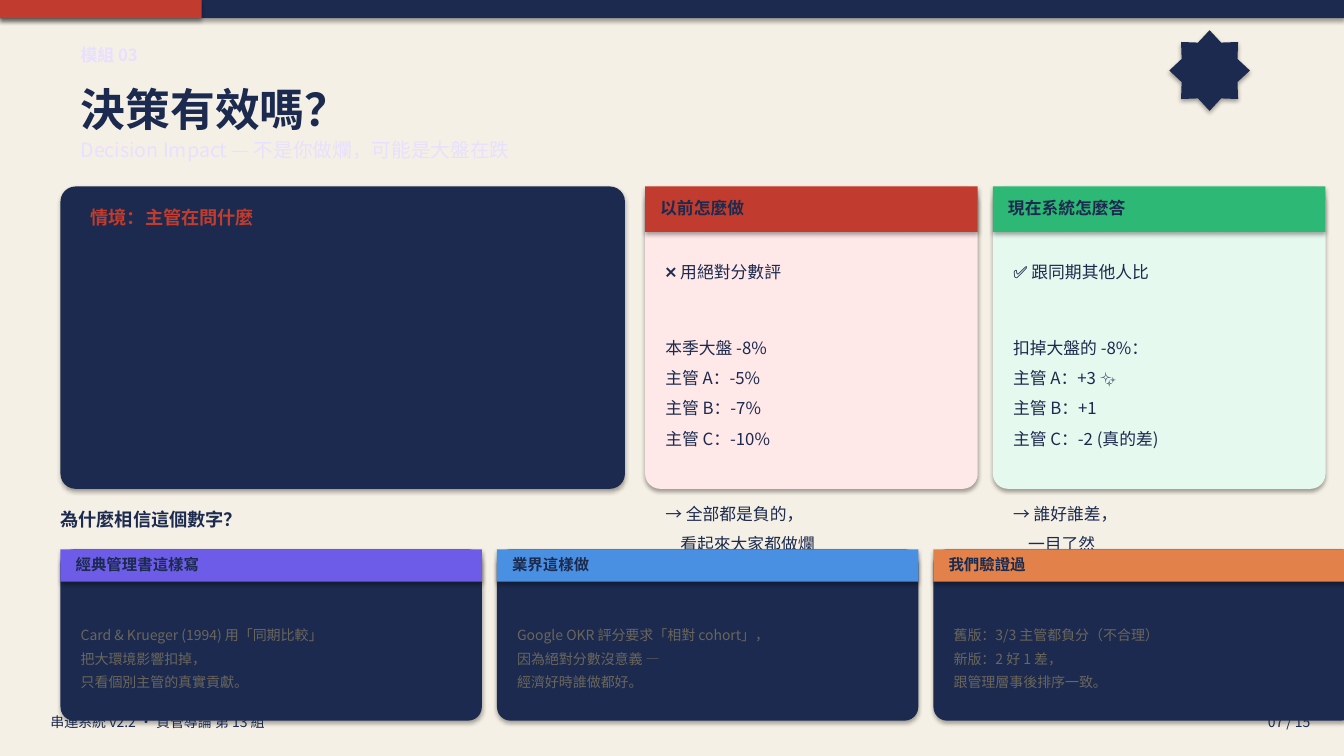
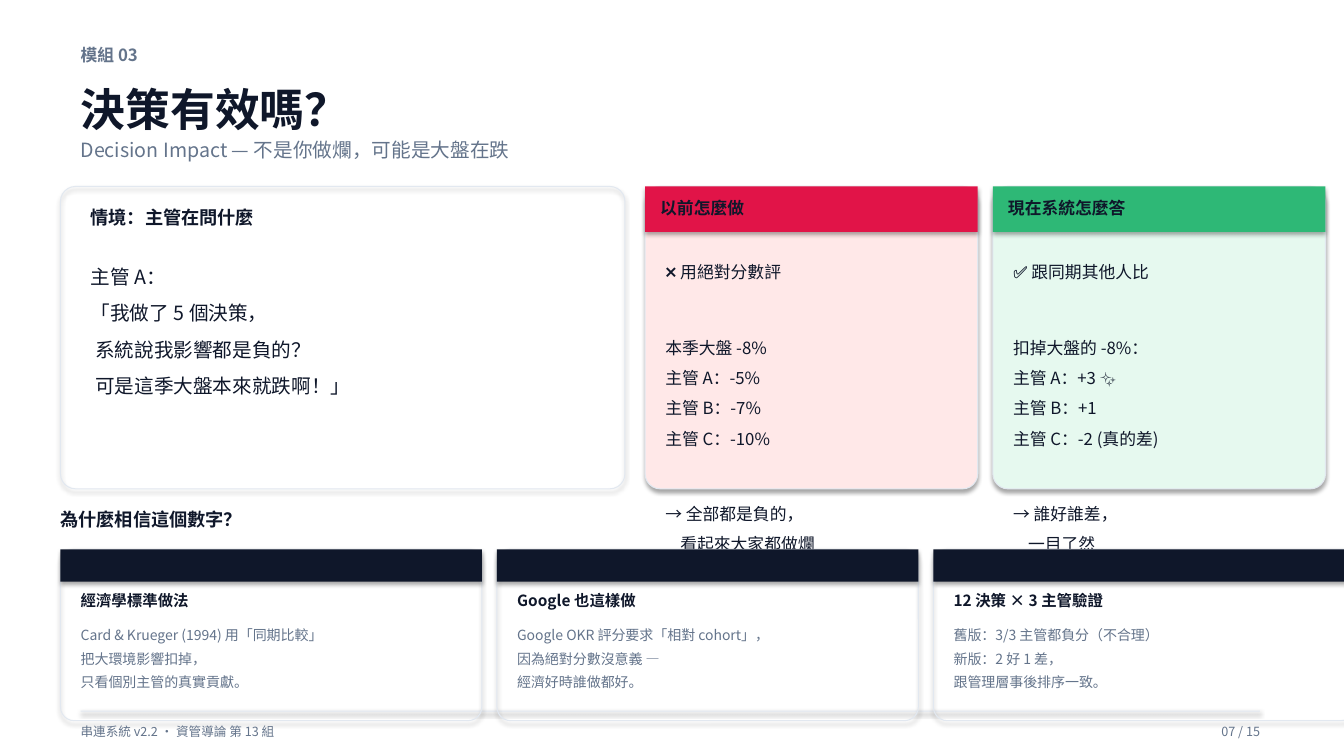
Before and after one commit to Peter2594/chuanlien-system-v2, a slide deck: slide 7 of docs/串連系統_簡報.pptx. Drawn at 1344x756 pixels with LibreOffice and Linux fonts; fonts in the diff are those of the drawing. Boxes give left, top, right and bottom in pixels: in the first picture for what was removed or moved away, otherwise in the second. Text is boxed around its words. In the diff, an @@ line names an element or a change of style, - is before the commit and + after.

```diff
--- a/docs/串連系統_簡報.pptx
+++ b/docs/串連系統_簡報.pptx
@@ rectangle at (x1=0, y1=0, x2=1344, y2=756): fill #F5F0E5 to #FFFFFF @@
@@ rectangle removed at (x1=0, y1=0, x2=1344, y2=18) @@
@@ rectangle removed at (x1=0, y1=0, x2=202, y2=18) @@
@@ text added at (x1=81, y1=47, x2=138, y2=63), 12 pt, text #64748B, bold @@
+模組 03
@@ star removed at (x1=1170, y1=30, x2=1250, y2=111) @@
@@ text added at (x1=81, y1=140, x2=509, y2=162), 14 pt, text #64748B @@
+Decision Impact — 不是你做爛，可能是大盤在跌
@@ text "情境：主管在問什麼" at (x1=91, y1=208, x2=254, y2=226): text colour #C13C2E to #0F172A @@
@@ rounded rectangle at (x1=645, y1=187, x2=978, y2=489): outline none to #E2E8F0 0.75 pt @@
@@ rectangle at (x1=645, y1=187, x2=978, y2=232): fill #C13C2E to #E11448 @@
@@ rounded rectangle at (x1=993, y1=187, x2=1326, y2=489): outline none to #E2E8F0 0.75 pt @@
@@ text added at (x1=91, y1=267, x2=350, y2=395), 14 pt, text #0F172A @@
+主管 A：
+「我做了 5 個決策，
+系統說我影響都是負的？
+可是這季大盤本來就跌啊！」
@@ text colour #1B2A4E to #0F172A in 6 elements at (x1=81, y1=87, x2=350, y2=130), (x1=660, y1=199, x2=744, y2=216), (x1=665, y1=264, x2=814, y2=556), (x1=1008, y1=200, x2=1125, y2=216), (x1=1013, y1=264, x2=1159, y2=556), (x1=60, y1=510, x2=242, y2=528) @@
@@ fill #1B2A4E to none; outline none to #E2E8F0 0.75 pt in 4 elements at (x1=60, y1=187, x2=625, y2=489), (x1=497, y1=549, x2=919, y2=721), (x1=934, y1=549, x2=1344, y2=721), (x1=60, y1=549, x2=482, y2=721) @@
@@ rectangle at (x1=60, y1=549, x2=482, y2=582): fill #6C5CE7 to #0F172A @@
@@ text removed at (x1=76, y1=557, x2=199, y2=571) @@
-經典管理書這樣寫
@@ rectangle at (x1=497, y1=549, x2=919, y2=582): fill #4A90E2 to #0F172A @@
@@ rectangle at (x1=934, y1=549, x2=1344, y2=582): fill #E2824A to #0F172A @@
@@ text added at (x1=81, y1=593, x2=189, y2=608), 11 pt, text #0F172A, bold @@
+經濟學標準做法
@@ text at (x1=517, y1=593, x2=636, y2=610): text changed; text colour #1B2A4E to #0F172A @@
-業界這樣做
+Google 也這樣做
@@ text at (x1=954, y1=593, x2=1103, y2=608): text changed; text colour #1B2A4E to #0F172A @@
-我們驗證過
+12 決策 × 3 主管驗證
@@ text colour #6B665C to #64748B in 3 elements at (x1=81, y1=628, x2=323, y2=688), (x1=517, y1=628, x2=769, y2=688), (x1=954, y1=628, x2=1158, y2=688) @@
@@ rectangle added at (x1=81, y1=711, x2=1260, y2=712), fill #E2E8F0 @@
@@ text "串連系統 v2.2 · 資管導論 第 ..." moved from (x1=50, y1=714, x2=265, y2=732) to (x1=81, y1=725, x2=275, y2=737) @@
@@ text "串連系統 v2.2 · 資管導論 第 ..." at (x1=81, y1=725, x2=275, y2=737): size 10 to 9 pt, text colour #1B2A4E to #64748B @@
@@ text "07 / 15" at (x1=1221, y1=726, x2=1260, y2=736): size 10 to 9 pt, text colour #1B2A4E to #64748B @@
@@ text "07 / 15" moved from (x1=1268, y1=714, x2=1311, y2=732) to (x1=1221, y1=726, x2=1260, y2=736) @@
```
Also in this commit, not shown: 14 other slides changed, 1 other file.
